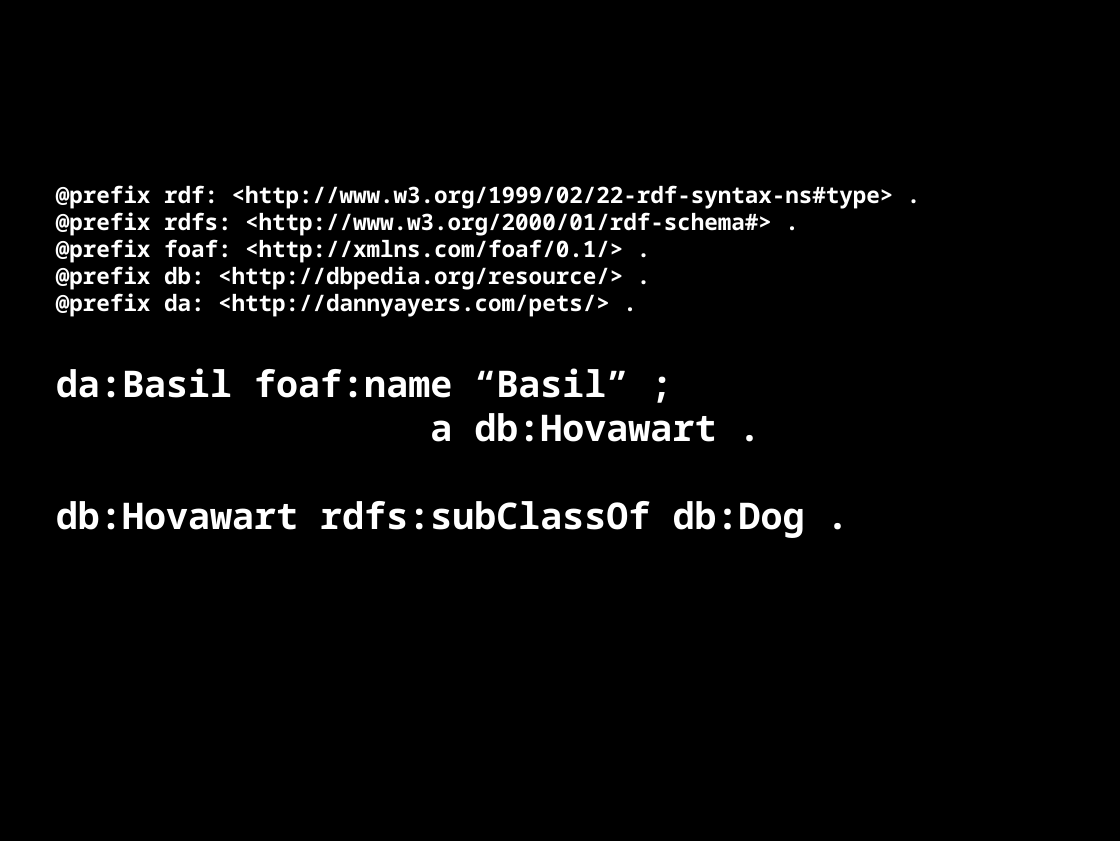
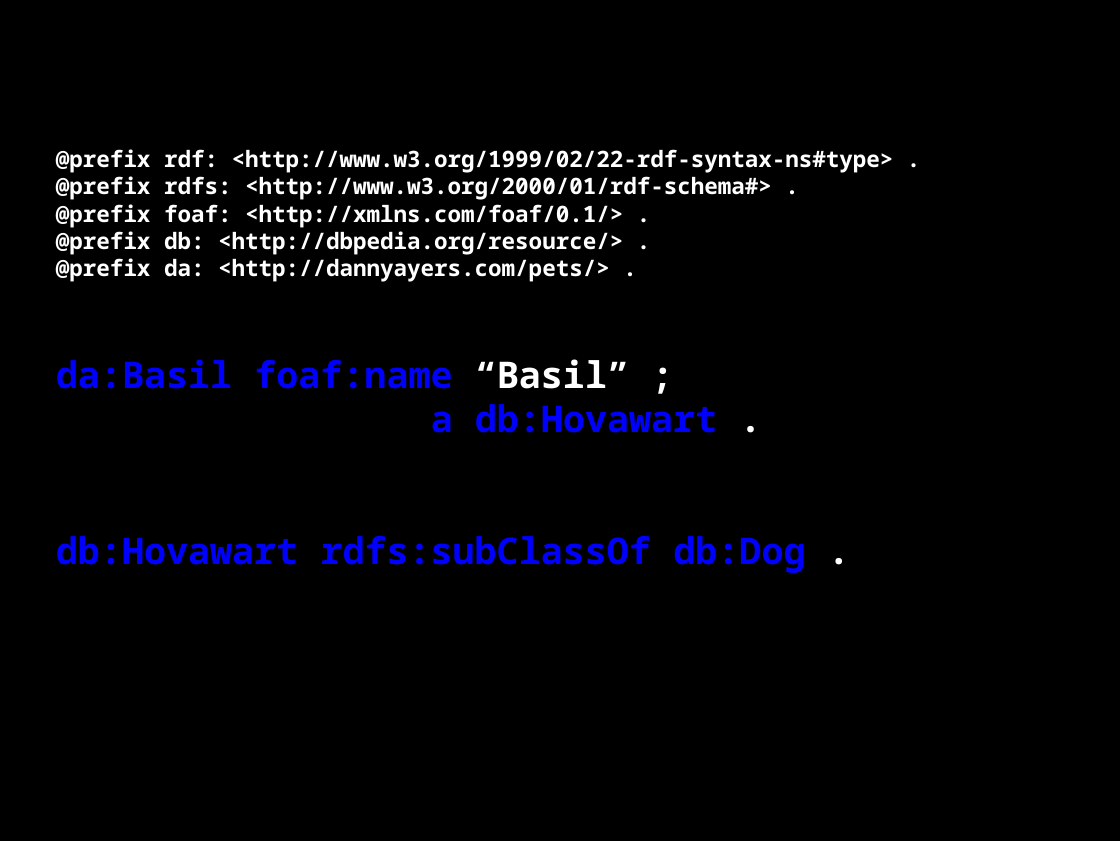
Before and after one commit to danja/hyperdata-2015, a slide deck: slide 50 of docs/salzburg/slides.odp (slide 44 before the commit). Drawn at 1120x841 pixels with LibreOffice and Linux fonts; fonts in the diff are those of the drawing. Boxes give left, top, right and bottom in pixels: in the first picture for what was removed or moved away, otherwise in the second. Text is boxed around its words. In the diff, an @@ line names an element or a change of style, - is before the commit and + after.

```diff
--- a/docs/salzburg/slides.odp
+++ b/docs/salzburg/slides.odp
@@ subtitle "@prefix rdf: <http://www.w3.org/1999/02/22-rdf-syntax-ns#typ ...": place and size @@
-subtitle "@prefix rdf: <http://www.w3.org/1999/02/22-rdf-syntax-ns#typ ..." at bbox=[56, 185, 894, 538]
+subtitle "@prefix rdf: <http://www.w3.org/1999/02/22-rdf-syntax-ns#typ ..." at bbox=[56, 149, 894, 573]
@@ subtitle at bbox=[56, 359, 805, 573]: text colour #FFFFFF to #0000FF in "da:Basil foaf:name", "a db:Hovawart", "db:Hovawart rdfs:subClassOf db:Dog" @@
```
Also in this commit, not shown: 13 other slides changed, 11 slides added, 11 other files.
